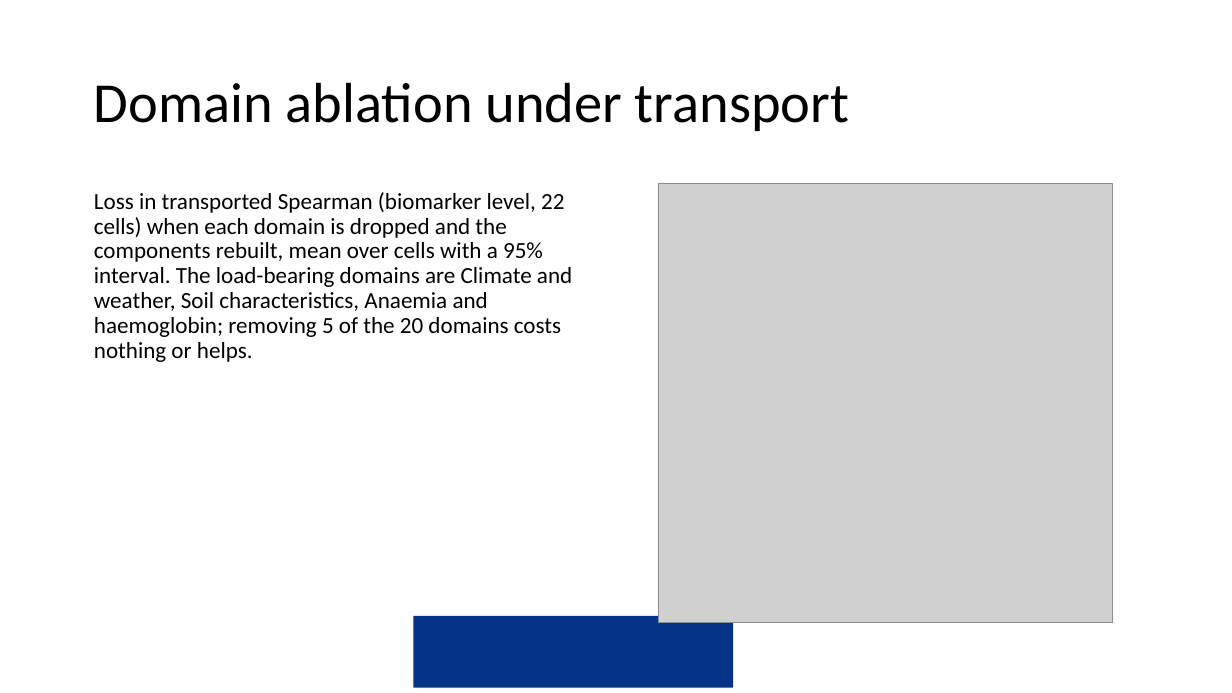
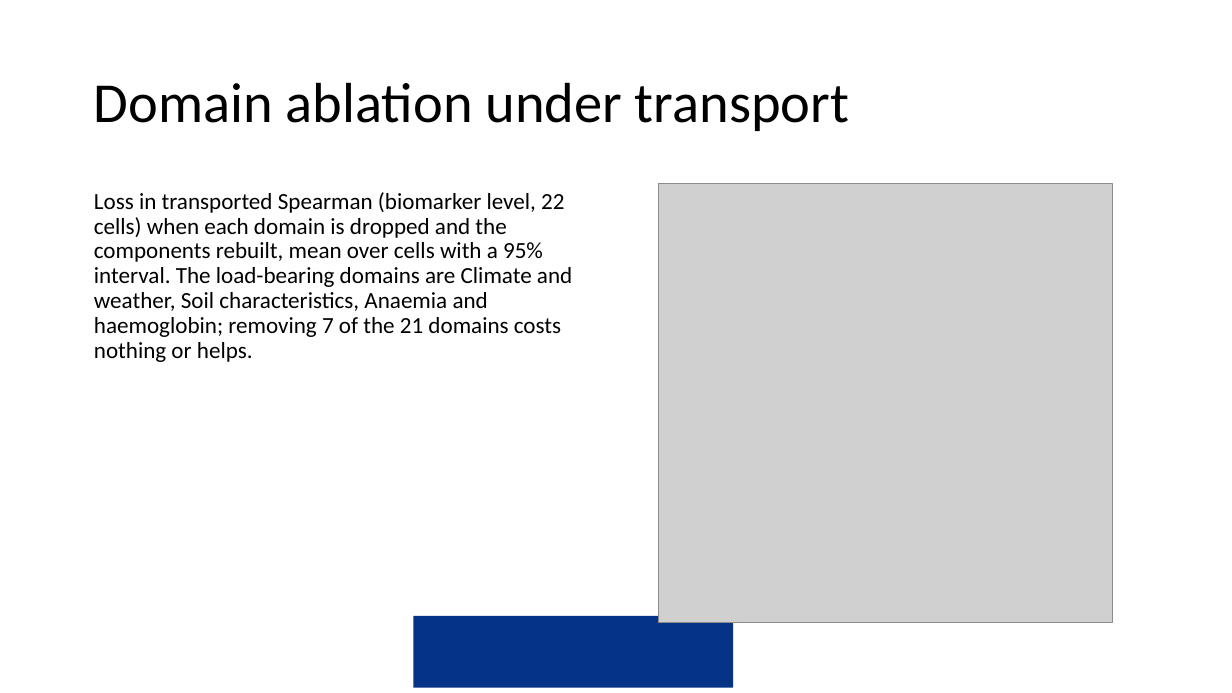
Before and after one commit to amertens/mn-prediction, a slide deck: slide 46 of docs/slides/MN-proxy-full-talk-2026-09.pptx (slide 41 before the commit). Drawn at 1232x693 pixels with LibreOffice and Linux fonts; fonts in the diff are those of the drawing; grey boxes stand for pictures; background and template pictures are left out. Boxes give left, top, right and bottom in pixels: in the first picture for what was removed or moved away, otherwise in the second. Text is boxed around its words. In the diff, an @@ line names an element or a change of style, - is before the commit and + after.

```diff
--- a/docs/slides/MN-proxy-full-talk-2026-09.pptx
+++ b/docs/slides/MN-proxy-full-talk-2026-09.pptx
@@ text at box(94, 192, 572, 362): text changed @@
-Loss in transported Spearman (biomarker level, 22 cells) when each domain is dropped and the components rebuilt, mean over cells with a 95% interval. The load-bearing domains are Climate and weather, Soil characteristics, Anaemia and haemoglobin; removing 5 of the 20 domains costs nothing or helps.
+Loss in transported Spearman (biomarker level, 22 cells) when each domain is dropped and the components rebuilt, mean over cells with a 95% interval. The load-bearing domains are Climate and weather, Soil characteristics, Anaemia and haemoglobin; removing 7 of the 21 domains costs nothing or helps.
```
Also in this commit, not shown: 8 other slides changed, 5 slides added, 3 other files.
